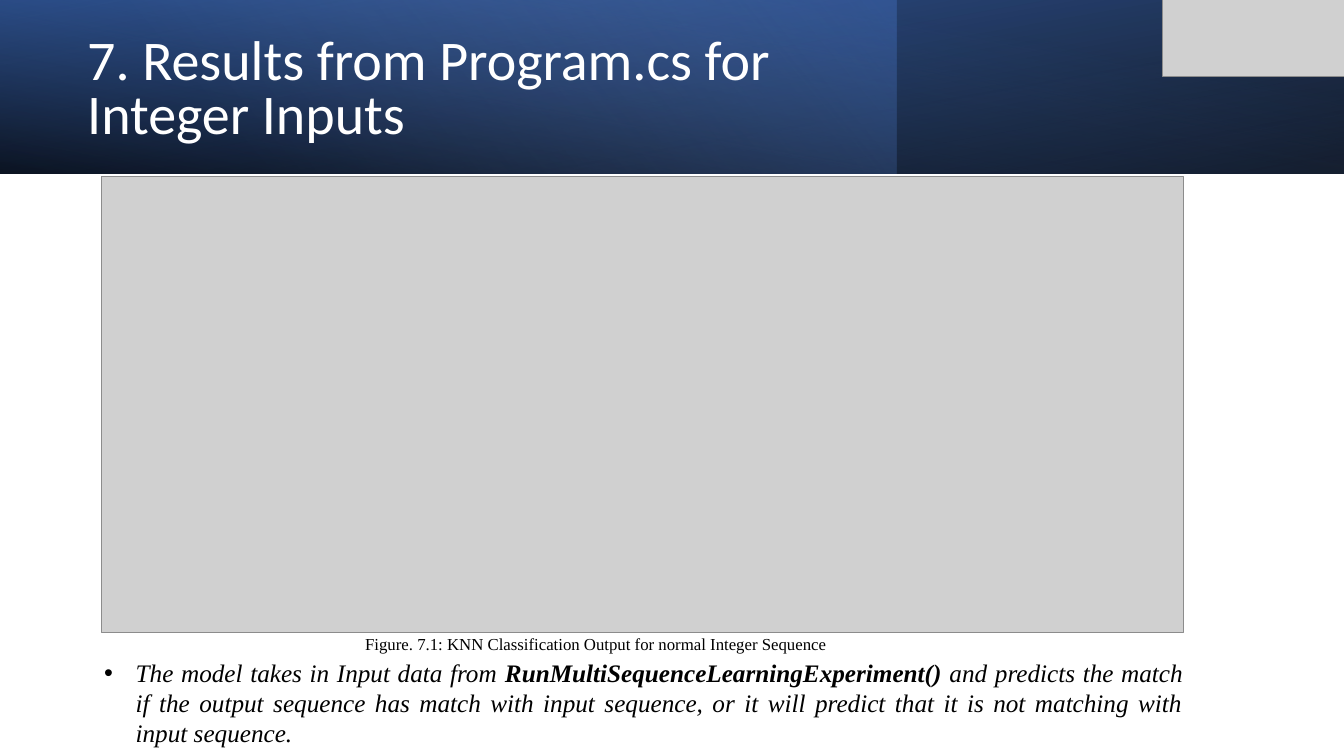
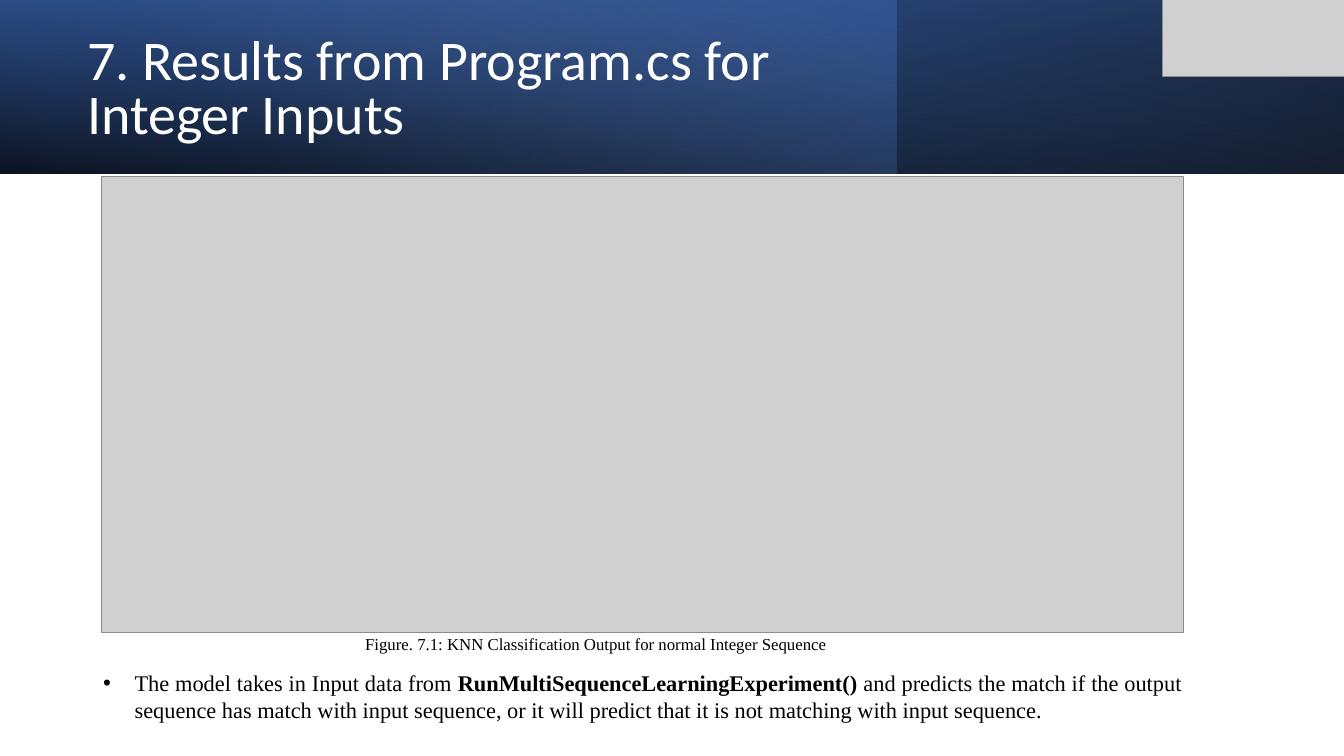
Before and after one commit to IndranilSaha09/neocortexapi, a slide deck: slide 9 of source/MySEProject/IMPLEMENT AND INVESTIGATE KNN - rookie_developer.pptx. Drawn at 1344x756 pixels with LibreOffice and Linux fonts; fonts in the diff are those of the drawing; grey boxes stand for pictures. Boxes give left, top, right and bottom in pixels: in the first picture for what was removed or moved away, otherwise in the second. Text is boxed around its words. In the diff, an @@ line names an element or a change of style, - is before the commit and + after.

```diff
--- a/source/MySEProject/IMPLEMENT AND INVESTIGATE KNN - rookie_developer.pptx
+++ b/source/MySEProject/IMPLEMENT AND INVESTIGATE KNN - rookie_developer.pptx
@@ text "The model takes in Input ...": place and size @@
-text "The model takes in Input ..." at (136, 664, 1183, 748)
+text "The model takes in Input ..." at (135, 675, 1181, 723)
@@ text "The model takes in Input ..." at (135, 675, 1181, 723): size 18 to 16 pt, italic off @@
```
Also in this commit, not shown: 8 other slides changed.
